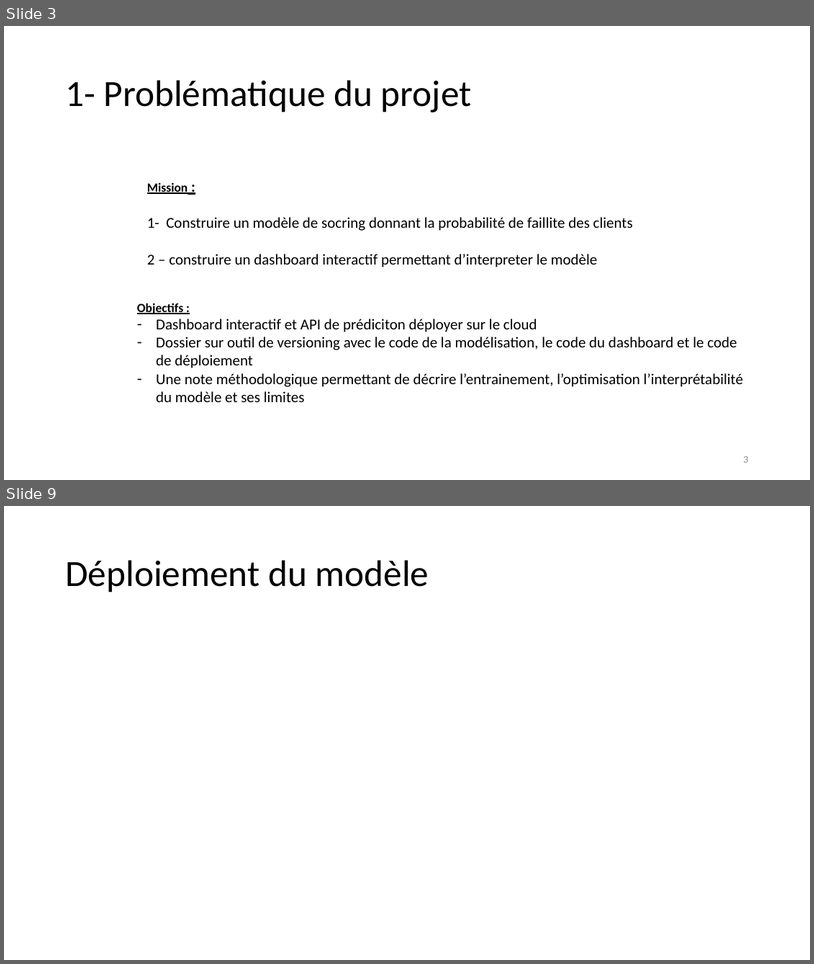
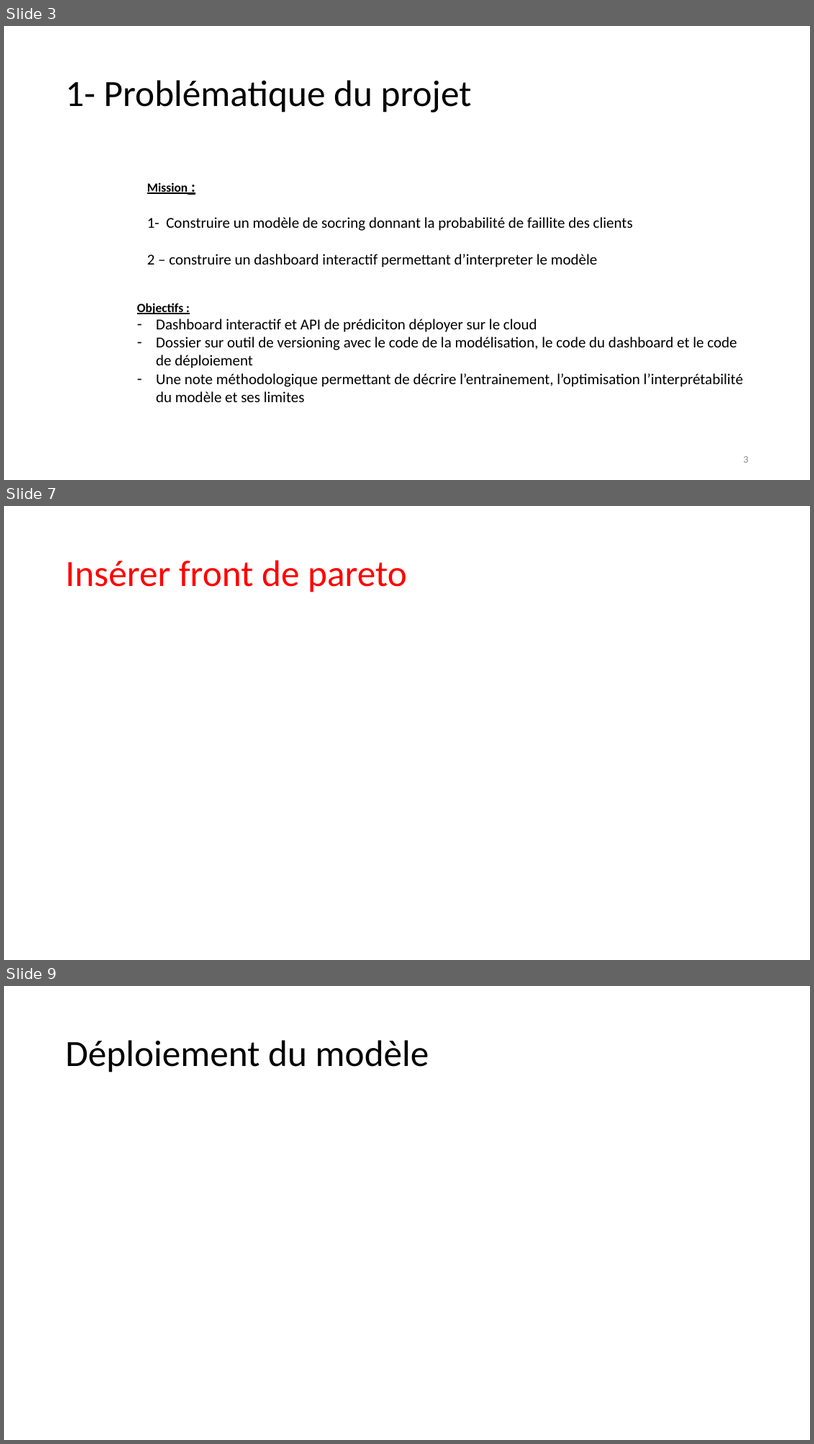
Before and after one commit to JeongJeong-code/P7_scoring, a slide deck: P7_scoring.pptx. Shown one above the other, each under a label of ours: slides 3 and 9 before the commit, slides 3, 7 and 9 after it; the slides between them are not shown. The pictures are 814x964 and 814x1444 pixels, drawn with LibreOffice and Linux fonts; fonts in the diff are those of the drawing. Boxes give left, top, right and bottom in pixels: in the first picture for what was removed or moved away, otherwise in the second. Text is boxed around its words. In the diff, an @@ line names an element or a change of style, - is before the commit and + after.

```diff
--- a/P7_scoring.pptx
+++ b/P7_scoring.pptx
@@ slide 7 added at (4,506,810,960), background #FFFFFF @@
@@ title added at (65,560,407,592), 44 pt, text #FF0000 @@
+Insérer front de pareto
```
Also in this commit, not shown: 5 slides changed, 1 slide removed.
